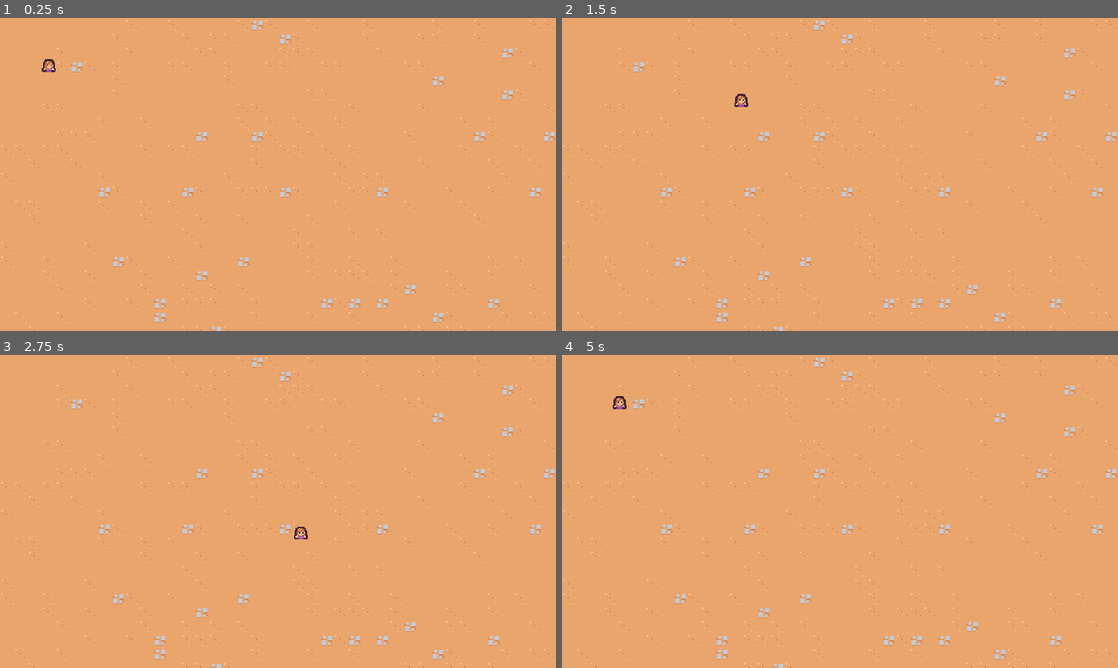
Above: before the commit, frames 1-4 (two rows, left to right).
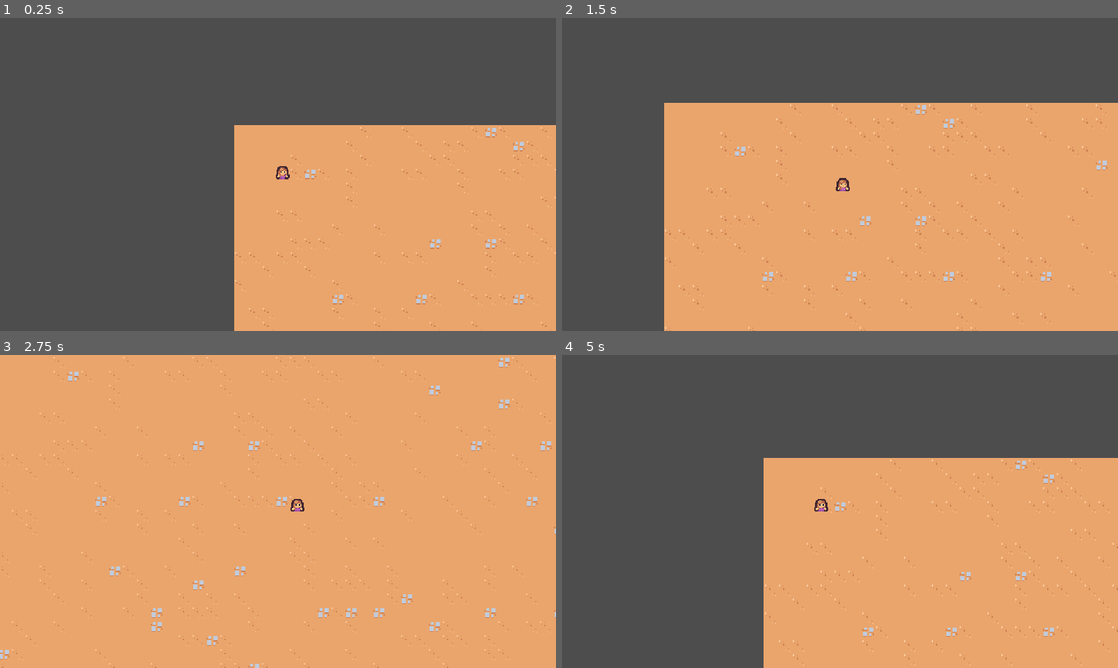
Above: after the commit, the same moments.

Repository: MinSungJe/Godot2DSurvivors
Game: Godot game, scene res://scenes/main/main.tscn
Two runs of this game, one before a commit and one after it. Both use one fixed random seed, a clock stepped at 60 frames per second and the inputs below.
Inputs:
- Up to frame 1 (0.25 s): no input
- Up to frame 2 (1.5 s): hold D (move_right) 0.53-1.28 s; hold S (move_down) from 1.28 s (still down)
- Up to frame 3 (2.75 s): release S (move_down) at 2.03 s; hold D (move_right) from 2.03 s (still down)
- Up to frame 4 (5 s): release D (move_right) at 2.78 s; hold W (move_up) 2.78-3.53 s; hold A (move_left) from 3.53 s (still down)

The runs differ from the first frame. In frame 1, 63% of the frame differs, in the area x 0-100%, y 0-100%; in frame 2, 43%; in frame 3, 3.6%; in frame 4, 59%.

Commit message:
GameCamera 추가

Diff:
--- /dev/null
+++ b/scenes/game_camera/game_camera.gd
@@ -0,0 +1,18 @@
+extends Camera2D
+
+var target_position = Vector2.ZERO
+
+func _ready():
+	make_current()
+
+
+func _process(delta):
+	acquire_target()
+	global_position = global_position.lerp(target_position, 1.0 - exp(-delta * 10))
+
+
+func acquire_target():
+	var player_nodes = get_tree().get_nodes_in_group("player")
+	if player_nodes.size():
+		var player = player_nodes[0] as Node2D
+		target_position = player.global_position
--- /dev/null
+++ b/scenes/game_camera/game_camera.tscn
@@ -0,0 +1,6 @@
+[gd_scene load_steps=2 format=3 uid="uid://b8g3vtduqhwol"]
+
+[ext_resource type="Script" path="res://scenes/game_camera/game_camera.gd" id="1_ahuc6"]
+
+[node name="GameCamera" type="Camera2D"]
+script = ExtResource("1_ahuc6")
--- a/scenes/main/main.tscn
+++ b/scenes/main/main.tscn
@@ -1,9 +1,12 @@
-[gd_scene load_steps=3 format=3 uid="uid://ds3rbncs3ivh0"]
+[gd_scene load_steps=4 format=3 uid="uid://ds3rbncs3ivh0"]
 
 [ext_resource type="PackedScene" uid="uid://cbg11gutnupao" path="res://scenes/player/player.tscn" id="1_5yo4b"]
+[ext_resource type="PackedScene" uid="uid://b8g3vtduqhwol" path="res://scenes/game_camera/game_camera.tscn" id="1_7twnl"]
 [ext_resource type="TileSet" uid="uid://o57lle67v4v" path="res://resources/tileset.tres" id="1_70m11"]
 
 [node name="Main" type="Node"]
+
+[node name="GameCamera" parent="." instance=ExtResource("1_7twnl")]
 
 [node name="TileMap" type="TileMap" parent="."]
 tile_set = ExtResource("1_70m11")
--- a/scenes/player/player.tscn
+++ b/scenes/player/player.tscn
@@ -6,7 +6,7 @@
 [sub_resource type="CircleShape2D" id="CircleShape2D_6knrq"]
 radius = 5.0
 
-[node name="Player" type="CharacterBody2D"]
+[node name="Player" type="CharacterBody2D" groups=["player"]]
 script = ExtResource("1_rjkby")
 
 [node name="Sprite2D" type="Sprite2D" parent="."]
